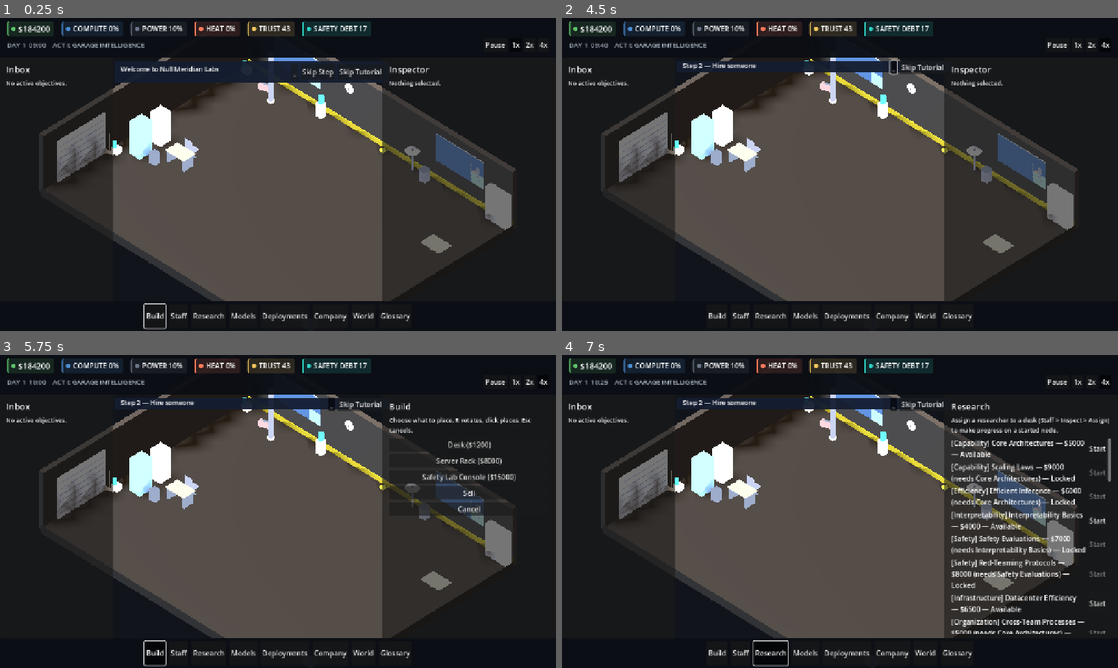
Above: before the commit, frames 1-4 (two rows, left to right).
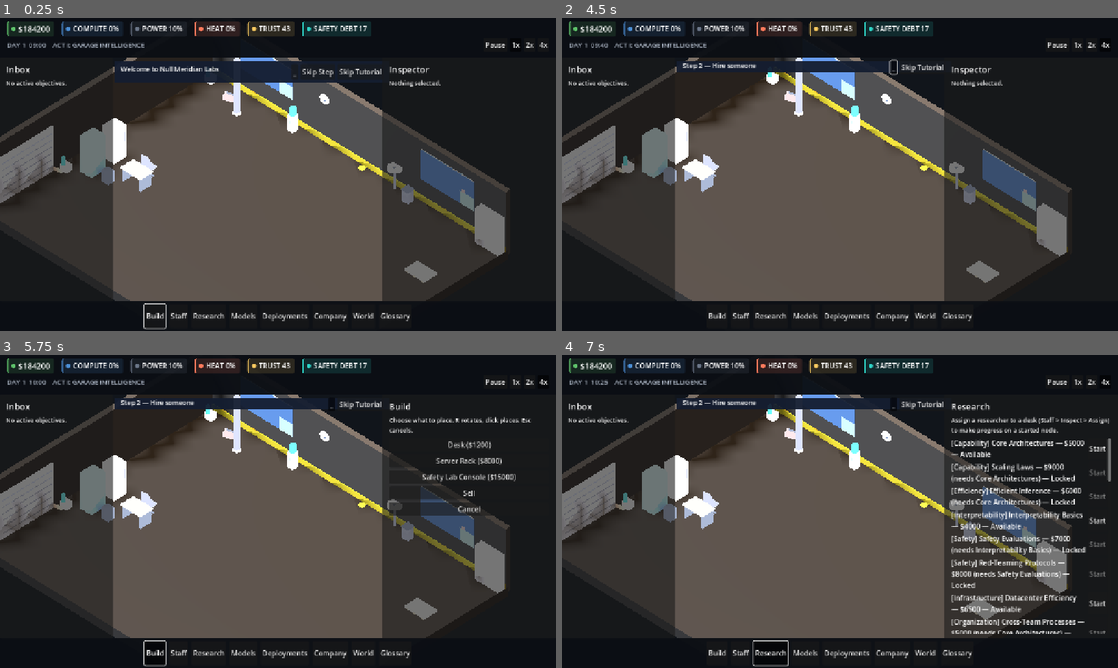
Above: after the commit, the same moments.

Repository: Fartoman94/alignment-pending
Game: Godot game, scene res://scenes/campaign.tscn
Same seed, same stepped clock (60 frames per second), same inputs: the game is played once before the commit and once after it. This scene is started directly instead of the project's main scene.
Inputs:
- Up to frame 1 (0.25 s): no input
- Up to frame 2 (4.5 s): click "Skip Step" at 0.5 s; click "Skip Step" at 1.25 s; click "1x" at 2 s; click "2x" at 2.75 s; click "4x" at 3.5 s; click "_" at 4.25 s
- Up to frame 3 (5.75 s): click "Build" at 5 s
- Up to frame 4 (7 s): click "Staff" at 5.75 s; click "Research" at 6.5 s

The runs differ from the first frame. In frame 1, 19% of the frame differs, in the area x 0-93%, y 12-91%; in frame 2, 19%; in frame 3, 19%; in frame 4, 19%.

Commit message:
fix(world): garage starts staffed and working, closer/warmer default view [P-RECOVERY-02/05]
Response to the garage vertical-slice recovery package: a real
screenshot of the running build showed the garage reading as an
unconvincing blockout on day one — no desks, no monitors, 3 hired staff
with nothing to do but wander, viewed from a camera distant/cool enough
that everything read as small indistinct blobs. Every visual-target
reference has always shown the garage already staffed and working; the
prior "empty until the player builds" design (campaign.gd's own comment)
was a deliberate call at the time but didn't survive contact with an
actual render.

- MainMenu._seed_starting_workstations(): a new campaign now places 3
  real desk buildings and assigns each of the 3 starting hires to a
  real research_sprint work order at their own desk, using the exact
  same GameState.buildings/TaskManager plumbing a save/load restore
  already goes through (Campaign._spawn_staff_agent()'s existing
  "resume an in-progress task" path needed no changes).
- CameraController: default zoom 15.0 -> 13.5 (closer, matching the
  brief's "20-30% closer") plus a non-zero default pan toward the back
  wall, so the closer zoom doesn't push the windows up behind the
  persistent top HUD bar — verified by rendering, since a bare zoom
  change alone did crop them (confirmed the same way a prior pass had
  already found 13.0 cropped, not just trusted that old finding blindly).
- campaign.gd: ambient light 0.55->0.7, warm fill light 0.35->0.55 — a
  real render at the new closer zoom read as murky/underlit at the old
  values; re-verified no blown-out highlights at the new ones.

Verified through the real main-menu "New Campaign" button (not a
synthetic GameState shortcut), letting the sim run and watching staff
actually walk to and sit at their seeded desks.

tools/bootstrap.sh: clean reimport, all smoke tests pass.

Co-Authored-By: Claude Sonnet 5 <noreply@anthropic.com>

Diff:
--- a/game/src/menu/main_menu.gd
+++ b/game/src/menu/main_menu.gd
@@ -64,7 +64,40 @@
     for i in STARTING_STAFF_COUNT:
         StaffManager.hire(0)
     ModelManager.seed_starting_model()
+    _seed_starting_workstations()
     await SceneRouter.go_to("res://scenes/campaign.tscn")
+
+## Garage vertical-slice recovery pass: a brand-new campaign used to start
+## in a genuinely empty room — no desks, no monitors, 3 staff with nothing
+## to do but wander (campaign.gd's own visual-overhaul-pass comment called
+## this deliberate at the time, matching the Art Bible's "cheap converted
+## office" framing literally). Confirmed by a real screenshot of the
+## actual running build that this reads as an unconvincing blockout, not
+## a "humble start" — every visual-target reference has always shown the
+## garage already staffed and working on day one. Seeds 3 real desk
+## buildings and assigns each of the 3 starting hires to a real
+## research_sprint work order at their own desk, using the exact same
+## GameState.buildings/TaskManager plumbing a save/load restore or a
+## player-driven build+assign already goes through — Campaign._spawn_
+## staff_agent()'s existing "resume an in-progress task on load" path
+## picks this up with no further changes. Desk cells sit in build grid
+## row 1 (row 3 is the reserved east-west route, never usable).
+const STARTING_DESK_CELLS: Array[Vector2i] = [Vector2i(2, 1), Vector2i(3, 1), Vector2i(4, 1)]
+func _seed_starting_workstations() -> void:
+    var desk_ids: Array[String] = []
+    for i in STARTING_DESK_CELLS.size():
+        var desk_id: String = "garage_desk_%d" % (i + 1)
+        GameState.buildings.append({
+            "id": desk_id, "buildable_id": "desk",
+            "cell_x": STARTING_DESK_CELLS[i].x, "cell_y": STARTING_DESK_CELLS[i].y,
+            "rotated": false,
+        })
+        desk_ids.append(desk_id)
+    for i in GameState.staff.size():
+        if i >= desk_ids.size():
+            break
+        var staff_id: String = String((GameState.staff[i] as Dictionary).get("id", ""))
+        TaskManager.assign(staff_id, "research_sprint", desk_ids[i])
 
 func _on_continue_pressed() -> void:
     var err: Error = SaveManager.load_newest_autosave()
--- a/game/src/world/camera_controller.gd
+++ b/game/src/world/camera_controller.gd
@@ -24,22 +24,29 @@
 
 var _yaw_target: float = deg_to_rad(45.0)
 var _zoom_target: float
-var _pan_target: Vector3 = Vector3.ZERO
+## Garage vertical-slice recovery pass: a non-zero default so the closer
+## zoom_target below doesn't push the back wall/windows up behind the
+## persistent top HUD bar — recenters the frame toward the back wall
+## (less empty foreground floor, matching the brief's "evitar piso vacío
+## dominante"), confirmed by rendering, not assumed from the math alone.
+var _pan_target: Vector3 = Vector3(0.0, 0.0, -2.0)
 var _dragging: bool = false
 var _drag_last_pos: Vector2 = Vector2.ZERO
 
 func _ready() -> void:
     _ensure_input_actions()
     # Visual overhaul pass: 18.0 (unchanged default for years) left the
-    # office occupying well under half the viewport height at 1280x720 —
-    # confirmed by rendering and measuring the pixels, not just eyeballed.
-    # 13.0 was tried first and rendered too tight — it cropped the back
-    # wall/windows out of frame at the top (also caught by rendering and
-    # looking, not assumed). 15.0 is the value that actually keeps the
-    # whole room in frame while still reading as noticeably closer than
-    # the original 18.0, inside the unchanged zoom_min/zoom_max range the
-    # player can still move within.
-    _zoom_target = clampf(15.0, zoom_min, zoom_max)
+    # office occupying well under half the viewport height at 1280x720;
+    # 15.0 fixed that. Garage vertical-slice recovery pass: a real
+    # screenshot of the running build at 15.0 still read as too distant —
+    # NPCs and desks were small enough to be hard to individually parse.
+    # 13.0 was tried once before this pass and cropped the back
+    # wall/windows out of frame at the top; 13.5 re-tested this pass with
+    # the recentered pan_target_default below (not just the raw zoom
+    # number alone) keeps the whole room in frame — confirmed by
+    # rendering, not assumed to still hold just because a nearby number
+    # worked differently in the past.
+    _zoom_target = clampf(13.5, zoom_min, zoom_max)
     camera = Camera3D.new()
     camera.projection = Camera3D.PROJECTION_ORTHOGONAL
     camera.size = _zoom_target
--- a/game/src/world/campaign.gd
+++ b/game/src/world/campaign.gd
@@ -117,7 +117,12 @@
     env.background_color = Color("11151b")
     env.ambient_light_source = Environment.AMBIENT_SOURCE_COLOR
     env.ambient_light_color = Color("8c95a8")
-    env.ambient_light_energy = 0.55
+    # Garage vertical-slice recovery pass: 0.55 read as murky/underlit at
+    # the closer camera zoom this pass also added — a real render showed
+    # rooms and characters harder to read, not more atmospheric. Raised
+    # just enough to keep depth (still real directional shadows below,
+    # not flat) without washing anything toward "blancos quemados."
+    env.ambient_light_energy = 0.7
     world_env.environment = env
     add_child(world_env)
     # Natural key light — cool/blueish, as if daylight through the
@@ -131,23 +136,34 @@
     add_child(key_light)
     # Warm interior fill — a soft amber counter-light from roughly where
     # ceiling office lighting would be, so surfaces facing away from the
-    # key light aren't pure flat shadow.
+    # key light aren't pure flat shadow. Energy raised alongside the
+    # ambient bump above (0.35 -> 0.55) — the recovery brief specifically
+    # asks for "luces interiores cálidas" to read as more than a hint;
+    # confirmed by rendering that this doesn't overpower the cool key
+    # light or blow out highlights.
     var fill_light := DirectionalLight3D.new()
     fill_light.name = "FillLight"
     fill_light.rotation_degrees = Vector3(-70, 140, 0)
     fill_light.light_color = Color("ffc98a")
-    fill_light.light_energy = 0.35
+    fill_light.light_energy = 0.55
     add_child(fill_light)
 
 ## Visual overhaul pass: the original shell was three blue-gray boxes
 ## (floor/back wall/left wall all within a few shades of each other) —
 ## exactly the "todo gris" / no-material-variety the brief called out.
-## Same shell, same empty-until-the-player-builds-something design (an
-## empty starting office is this project's own deliberate progression,
-## docs/design/ART_BIBLE.md's "1. Cheap converted office" — not a bug to
-## fix by pre-furnishing it), but now following the Art Bible's actual
-## named palette (charcoal/warm gray/off-white base, a tech-blue and a
-## brand-orange accent) instead of one undifferentiated blue-gray.
+## Same shell, now following the Art Bible's actual named palette
+## (charcoal/warm gray/off-white base, a tech-blue and a brand-orange
+## accent) instead of one undifferentiated blue-gray. The shell itself
+## no longer starts empty — an earlier pass called that deliberate (Art
+## Bible's "cheap converted office" framing), but a real screenshot of
+## the actual running build showed it read as an unconvincing blockout,
+## not a "humble start": no desks, no monitors, staff with nothing to do.
+## MainMenu._seed_starting_workstations() now places 3 real desks and
+## assigns the 3 starting hires to them before the campaign scene ever
+## loads (garage vertical-slice recovery pass) — this function still
+## only owns the walls/palette/tier-specific set dressing below, not the
+## furniture, which is real GameState.buildings data like anything the
+## player places.
 ## Real estate progression (RealEstateManager, garage -> HQ) is presented
 ## here the same "palette + trim, not a layout change" way the visual-
 ## overhaul pass reworked office materials: the buildable grid/navmesh
